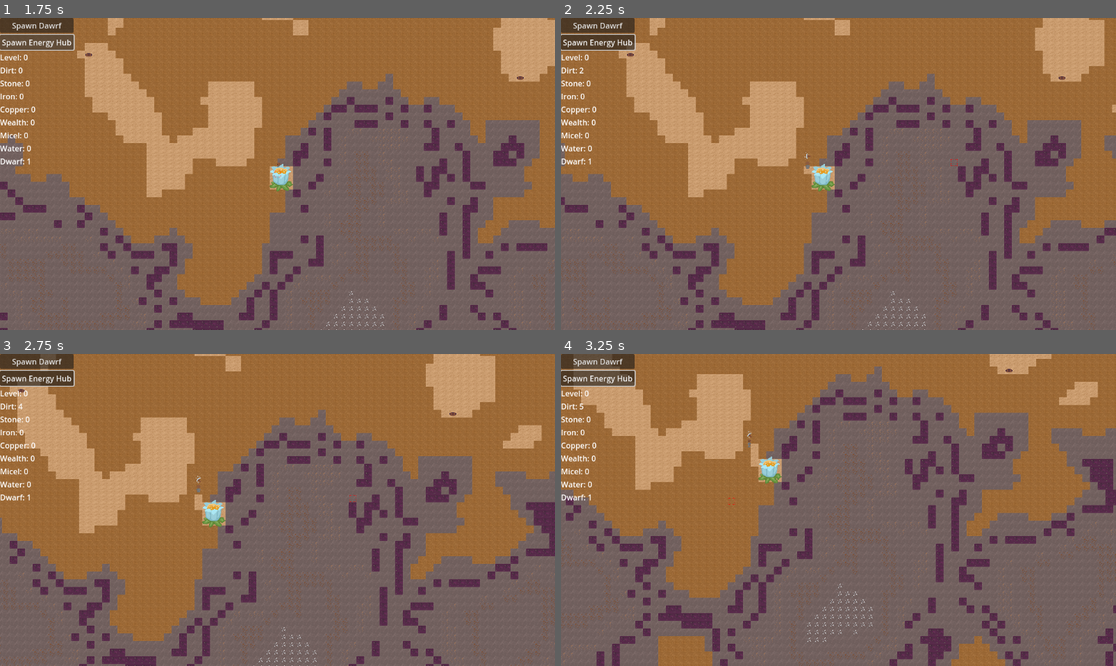
Above: before the commit, frames 1-4 (two rows, left to right).
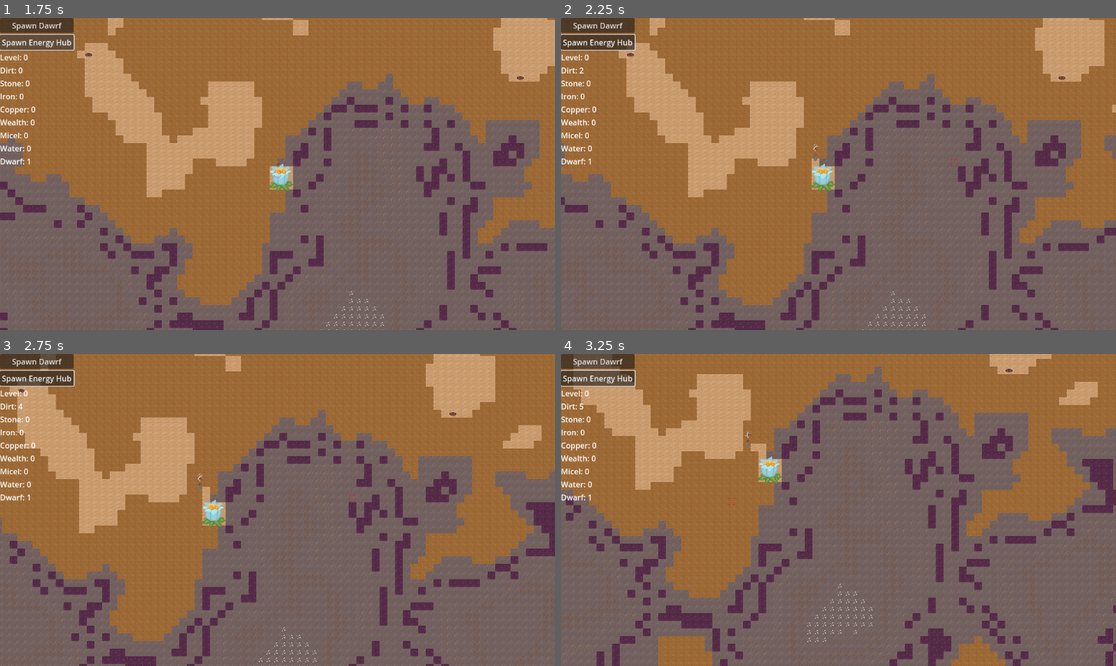
Above: after the commit, the same moments.

Repository: themoonforge/evergrove
Game: Godot game, scene res://world.tscn
The game is run twice, just before and just after one commit, with the same random seed, the same clock (stepped at 60 frames per second) and the same inputs.
Inputs (mouse positions are in pixels of both pictures, inside the frame that each line leads up to):
- Up to frame 1 (1.75 s): click "Spawn Dawrf" at 0.5 s; click "Spawn Energy Hub" at 1.25 s
- Up to frame 2 (2.25 s): tap Enter at 2 s; move the mouse to (960, 158) at 2.02 s; hold Right (ui_right) from 2.03 s (still down); tap G at 2.1 s; click (960, 158) at 2.17 s
- Up to frame 3 (2.75 s): keep holding Right (ui_right)
- Up to frame 4 (3.25 s): move the mouse to (727, 525) at 2.77 s; release Right (ui_right) at 2.78 s; hold Down (ui_down) from 2.78 s (still down); tap G at 2.85 s; click (727, 525) at 2.92 s

Frame 1 is identical in both runs. In frame 2, less than 0.1% of the frame differs, in the area x 43-47%, y 40-51%; in frame 3, 0.2%, in the area x 35-38%, y 38-51%; in frame 4, 0.2%.
Error after the commit: Trying to assign value of type 'Nil' to a variable of type 'Vector2'. (res://world.gd:256)

Commit message:
poi stuff

Diff:
--- a/evergrove/dwarf/dwarf.gd
+++ b/evergrove/dwarf/dwarf.gd
@@ -303,11 +303,17 @@
 			if walking_path.size() == 0:
 				set_animation(Utils.Behaviour.IDLE, Utils.WalkingDirection.DEFAULT)
 
-func walk_to(target: Vector2, level: int) -> void:
+func walk_to(target: Vector2, level: int = current_level) -> Vector3i:
 	print("walk_to")
 	if (walking_path.size() > 0):
 		print("Already walking")
+
+	var id = world.astar.get_closest_point(Vector3(target.x, target.y, level))
+	var target_point: Vector3 = world.astar.get_point_position(id)
+
 	var current_key = world.get_unique_id(current_position, current_level)
-	var target_key = world.get_unique_id(target, level)
+	var target_key = world.get_unique_id(Vector2(target_point.x, target_point.y), target_point.z)
 	var path = world.astar.get_point_path(current_key, target_key)
 	walking_path = path
+
+	return Vector3i(target_point.x, target_point.y, target_point.z)
--- a/evergrove/world.gd
+++ b/evergrove/world.gd
@@ -249,6 +249,13 @@
 					else:
 						var pos = visible_tile_map.local_to_map(get_global_mouse_position())
 						mine_tile(pos, visible_level)
+			if is_active_debug_input && event is InputEventKey:
+				if event.pressed:
+					if event.keycode == KEY_G:
+						var dwarf = game_state.selected_dwarf
+						var next_point: Vector2 = get_nearest_building(Utils.BuildingType.FOOD, dwarf.current_position, dwarf.current_level)
+						if next_point:
+							dwarf.walk_to(Vector2i(next_point.x, next_point.y))
 		CursorType.BUILD:
 			var tile_position = visible_tile_map.local_to_map(get_global_mouse_position())
 			build_cursor.set_tile(tile_position)
@@ -380,6 +387,8 @@
 		var key = get_unique_id(tile, level)
 		astar.remove_point(key)
 
+	set_cursor_type(CursorType.SELECT)
+
 func get_nearest_building(type: Utils.BuildingType, pos: Vector2i, level: int = visible_level):
 	var tile_map = tile_maps[level]
 
